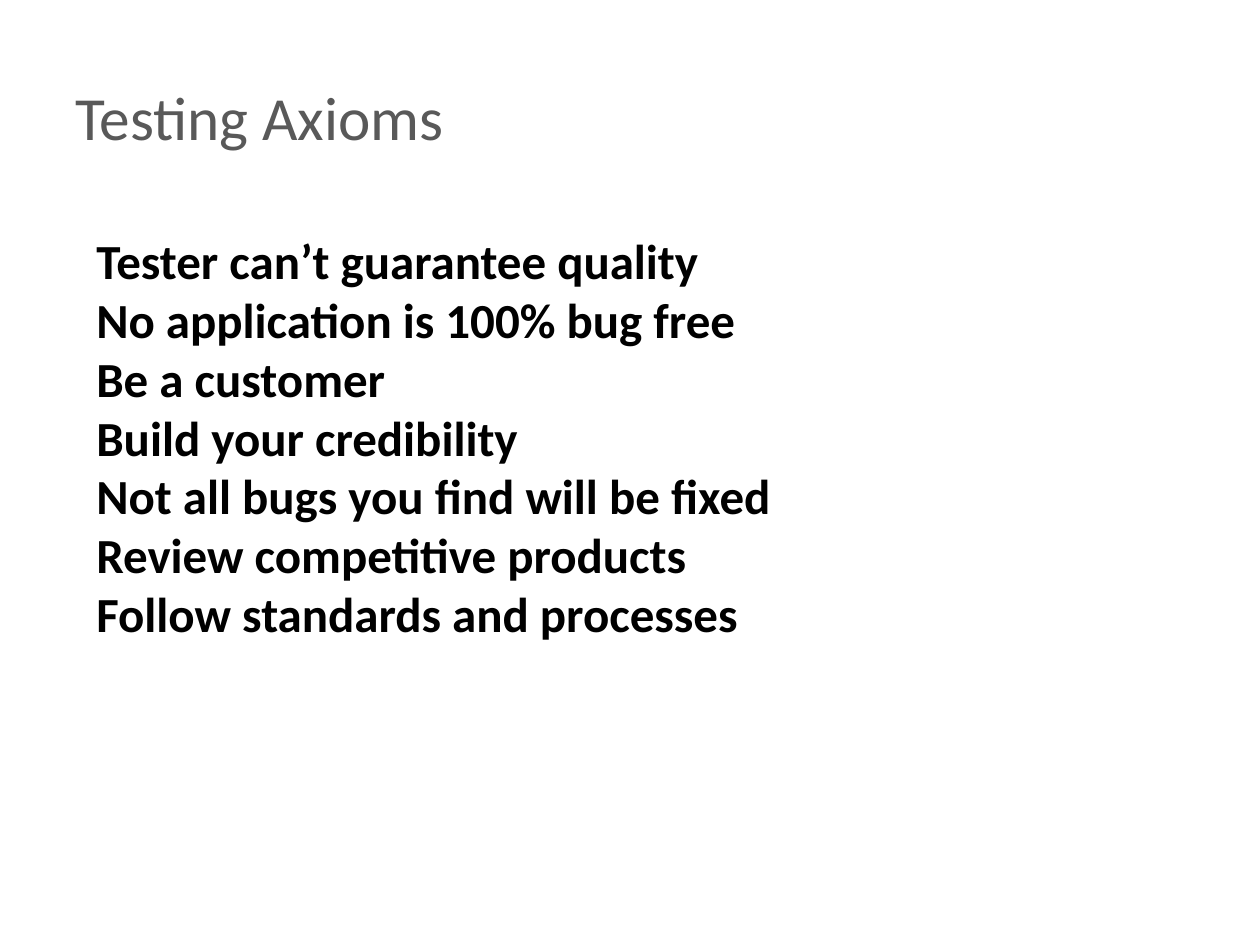
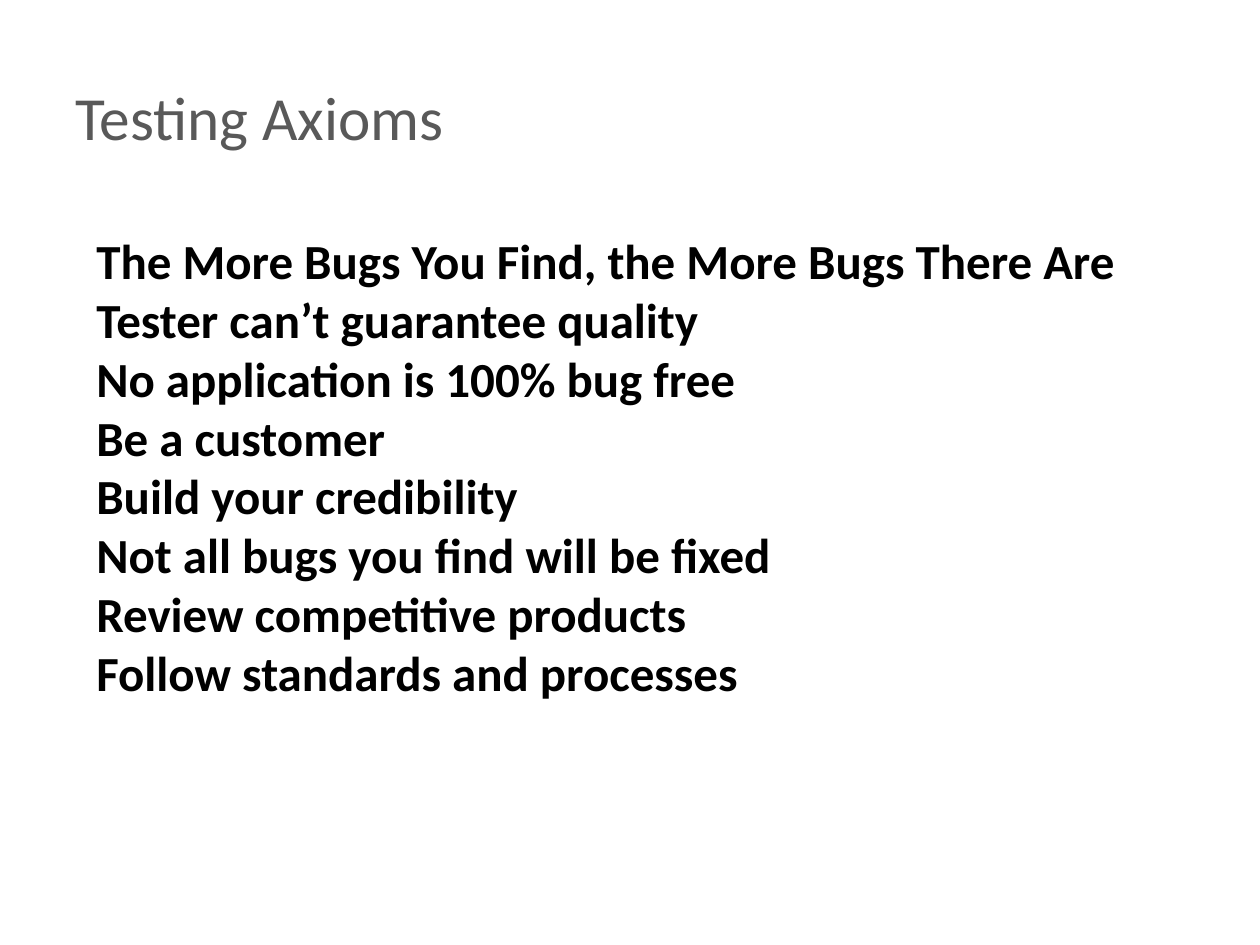
Before and after one commit to BigRacer/swtesting, a slide deck: slide 18 of 0.Introduction_part1/Introduction.pptx. Drawn at 1260x945 pixels with LibreOffice and Linux fonts; fonts in the diff are those of the drawing; background and template pictures are left out. Boxes give left, top, right and bottom in pixels: in the first picture for what was removed or moved away, otherwise in the second. Text is boxed around its words. In the diff, an @@ line names an element or a change of style, - is before the commit and + after.

```diff
--- a/0.Introduction_part1/Introduction.pptx
+++ b/0.Introduction_part1/Introduction.pptx
@@ text at box(96, 244, 1114, 288): paragraph added @@
+The More Bugs You Find, the More Bugs There Are
```
Also in this commit, not shown: 4 other slides changed, 1 other file.
